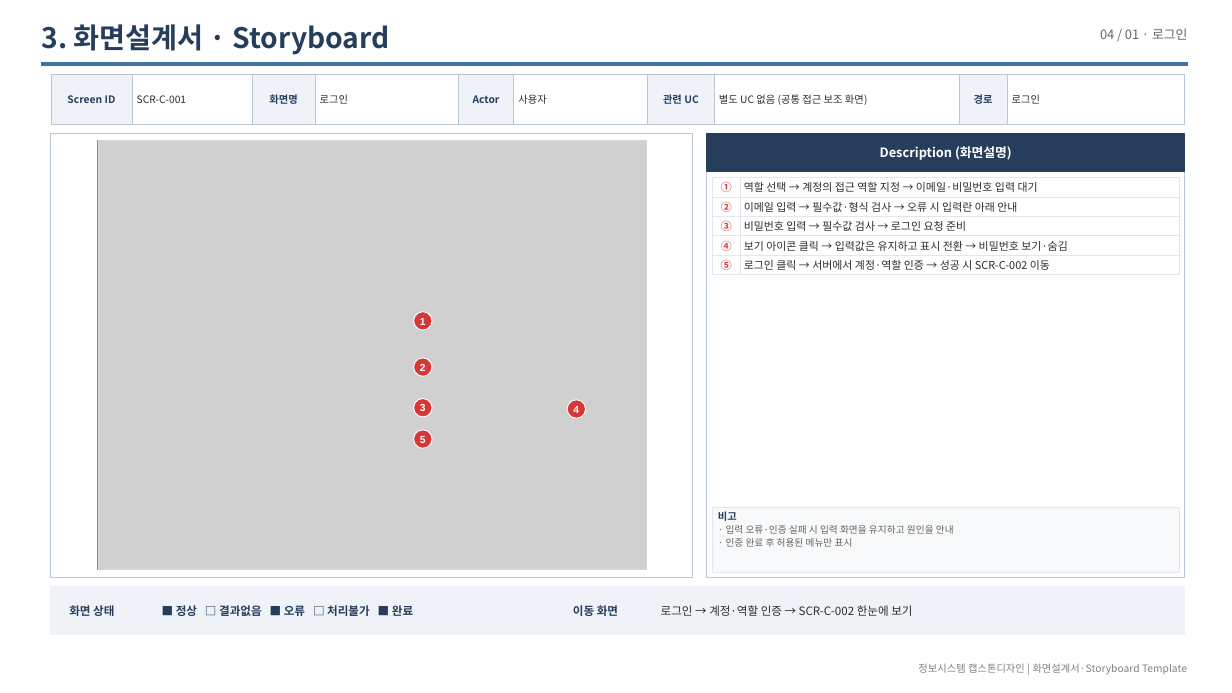
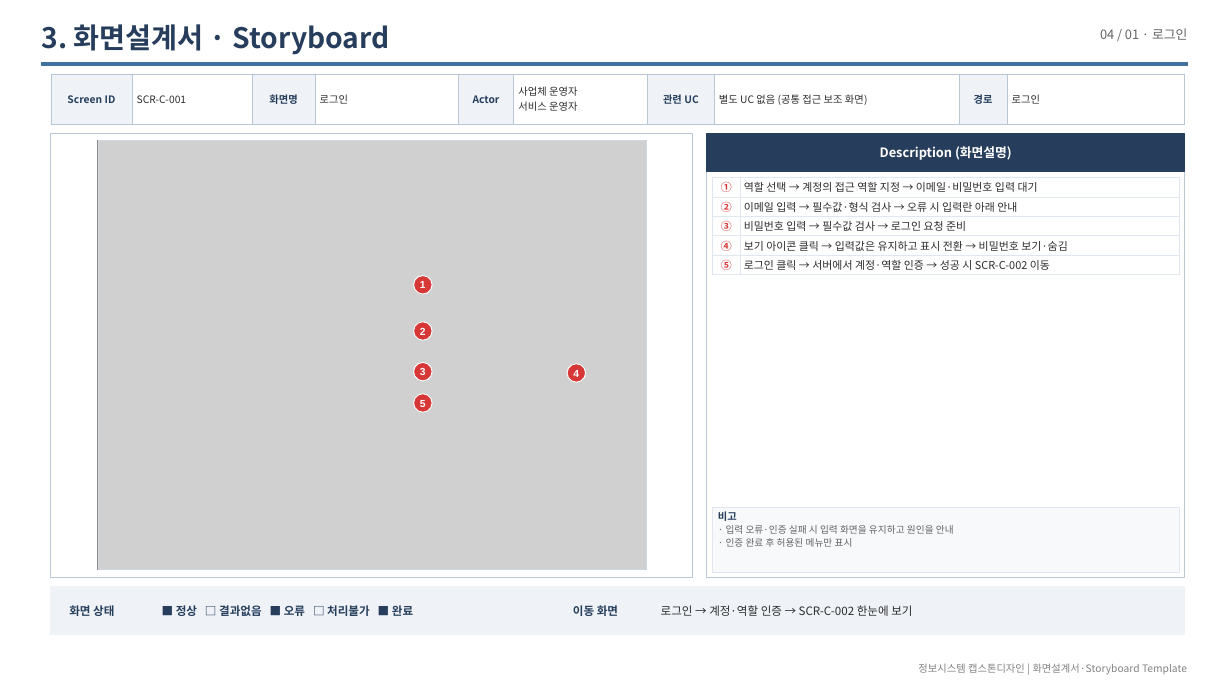
Before and after one commit to LSB-afk/-Information-Systems-Capstone-Design, a slide deck: slide 10 of 00_제출/Red 화면설계서_20260927.pptx. Drawn at 1232x693 pixels with LibreOffice and Linux fonts; fonts in the diff are those of the drawing; grey boxes stand for pictures. Boxes give left, top, right and bottom in pixels: in the first picture for what was removed or moved away, otherwise in the second. Text is boxed around its words. In the diff, an @@ line names an element or a change of style, - is before the commit and + after.

Commit message:
Keep screen specifications aligned with the revised Make flow
Constraint: Preserve the supplied template and use only the two confirmed actors.
Confidence: high
Scope-risk: narrow
Tested: 32 PDF pages; 141 descriptions and markers; 27 capture hashes; unchanged theme, master and layout parts; PPT package, geometry, font and import checks.
Not-tested: Final PowerPoint native rendering; final alignment of the original PROJECT and Use Case Diagram.

```diff
--- a/00_제출/Red 화면설계서_20260927.pptx
+++ b/00_제출/Red 화면설계서_20260927.pptx
@@ table at [51, 74, 1185, 166] @@
-row 1, column 6: 사용자
+row 1, column 6: 사업체 운영자 / 서비스 운영자
@@ 5 texts, 5 ellipses: place and size @@
-5 texts, 5 ellipses at [414, 311, 586, 448]
+5 texts, 5 ellipses at [414, 275, 586, 412]
```
Also in this commit, not shown: 28 other slides changed, 2 slides added, 7 other files.
